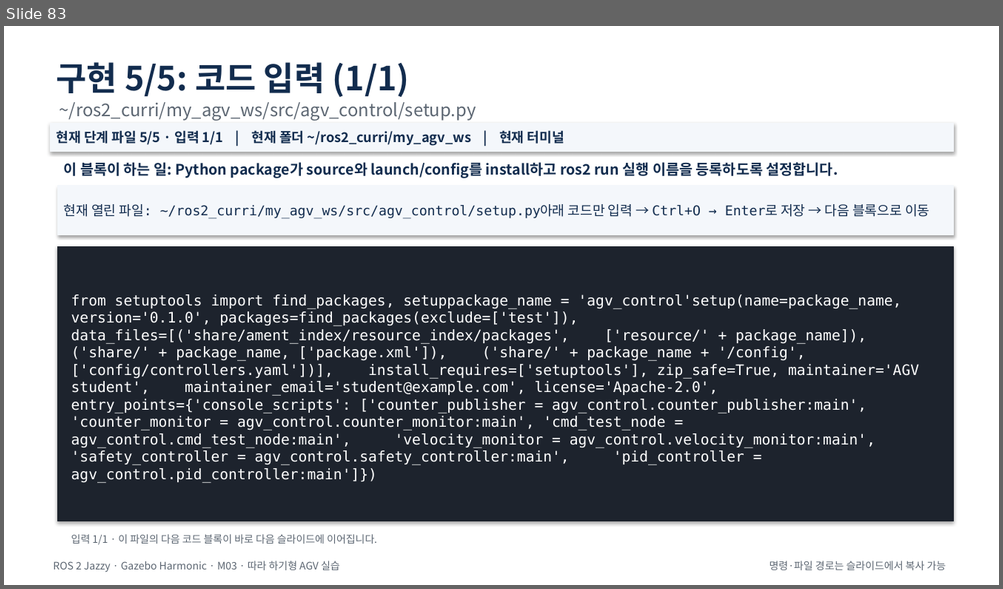
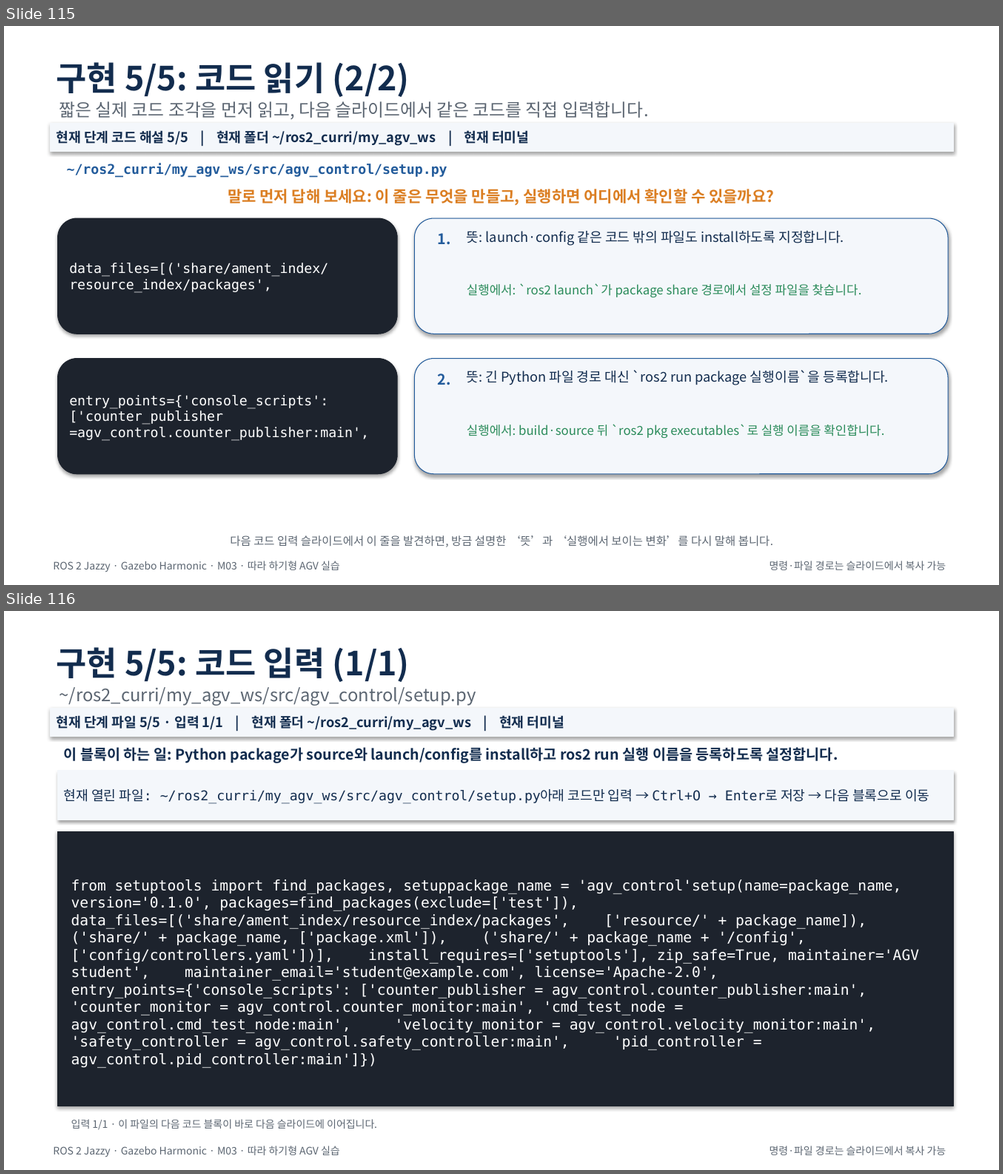
Before and after one commit to choimagon/ros2_curri, a slide deck: blocks/A_ros2_basics/Block_A_M시리즈_통합_따라하기.pptx. Shown one above the other, each under a label of ours: slide 83 before the commit, slides 115 and 116 after it. The pictures are 1003x589 and 1003x1174 pixels, drawn with LibreOffice and Linux fonts; fonts in the diff are those of the drawing. Boxes give left, top, right and bottom in pixels: in the first picture for what was removed or moved away, otherwise in the second. Text is boxed around its words. In the diff, an @@ line names an element or a change of style, - is before the commit and + after.

```diff
--- a/blocks/A_ros2_basics/Block_A_M시리즈_통합_따라하기.pptx
+++ b/blocks/A_ros2_basics/Block_A_M시리즈_통합_따라하기.pptx
@@ slide 115 added at (x1=4, y1=26, x2=999, y2=585), background #FFFFFF @@
@@ text added at (x1=57, y1=62, x2=410, y2=97), 32 pt, text #122C4E, bold @@
+구현 5/5: 코드 읽기 (2/2)
@@ text added at (x1=60, y1=101, x2=649, y2=119), 17 pt, text #5C6672 @@
+짧은 실제 코드 조각을 먼저 읽고, 다음 슬라이드에서 같은 코드를 직접 입력합니다.
@@ rectangle added at (x1=51, y1=123, x2=953, y2=151), fill #F4F7FB, outline #F4F7FB 0.75 pt, 13 pt, text #122C4E, bold @@
+현재 단계 코드 해설 5/5 | 현재 폴더 ~/ros2_curri/my_agv_ws | 현재 터미널
@@ text added at (x1=67, y1=164, x2=447, y2=178), 13 pt, text #225B9B, bold @@
+~/ros2_curri/my_agv_ws/src/agv_control/setup.py
@@ text added at (x1=227, y1=189, x2=774, y2=205), 15 pt, text #DB7E22, bold @@
+말로 먼저 답해 보세요: 이 줄은 무엇을 만들고, 실행하면 어디에서 확인할 수 있을까요?
@@ rounded rectangle added at (x1=58, y1=218, x2=397, y2=334), fill #1D232D, outline #1D232D 0.75 pt, 13 pt, text #FFFFFF @@
+data_files=[('share/ament_index/resource_index/packages',
@@ rounded rectangle added at (x1=415, y1=218, x2=948, y2=334), fill #F4F7FB, outline #225B9B 0.75 pt @@
@@ text added at (x1=438, y1=233, x2=451, y2=245), 14 pt, text #225B9B, bold @@
+1.
@@ text added at (x1=466, y1=230, x2=843, y2=246), 13 pt, text #122C4E @@
+뜻: launch·config 같은 코드 밖의 파일도 install하도록 지정합니다.
@@ text added at (x1=466, y1=284, x2=862, y2=298), 12 pt, text #2A8B5A @@
+실행에서: `ros2 launch`가 package share 경로에서 설정 파일을 찾습니다.
@@ rounded rectangle added at (x1=58, y1=359, x2=397, y2=474), fill #1D232D, outline #1D232D 0.75 pt, 13 pt, text #FFFFFF @@
+entry_points={'console_scripts': ['counter_publisher =agv_control.counter_publisher:main',
@@ rounded rectangle added at (x1=415, y1=359, x2=948, y2=474), fill #F4F7FB, outline #225B9B 0.75 pt @@
@@ text added at (x1=438, y1=374, x2=451, y2=386), 14 pt, text #225B9B, bold @@
+2.
@@ text added at (x1=466, y1=370, x2=888, y2=386), 13 pt, text #122C4E @@
+뜻: 긴 Python 파일 경로 대신 `ros2 run package 실행이름`을 등록합니다.
@@ text added at (x1=466, y1=424, x2=884, y2=438), 12 pt, text #2A8B5A @@
+실행에서: build·source 뒤 `ros2 pkg executables`로 실행 이름을 확인합니다.
@@ text added at (x1=230, y1=536, x2=773, y2=548), 11 pt, text #5C6672 @@
+다음 코드 입력 슬라이드에서 이 줄을 발견하면, 방금 설명한 ‘뜻’과 ‘실행에서 보이는 변화’를 다시 말해 봅니다.
@@ text added at (x1=53, y1=561, x2=340, y2=572), 10 pt, text #5C6672 @@
+ROS 2 Jazzy · Gazebo Harmonic · M03 · 따라 하기형 AGV 실습
@@ text added at (x1=769, y1=561, x2=946, y2=571), 10 pt, text #5C6672 @@
+명령·파일 경로는 슬라이드에서 복사 가능
@@ what was slide 83 is now slide 116 @@
```
Also in this commit, not shown: 34 other slides added, 54 other files.
